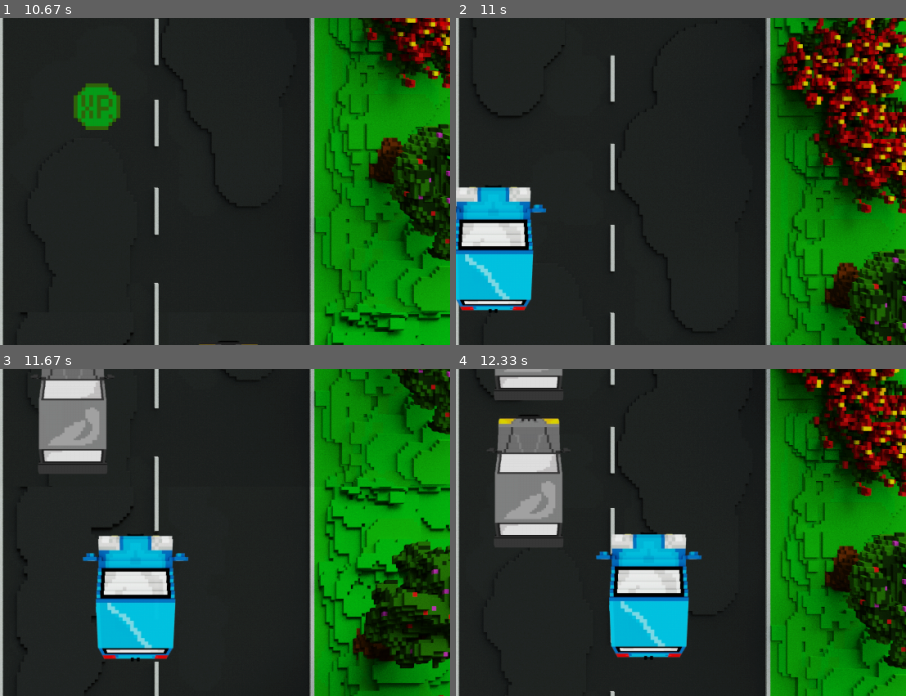
Above: before the commit, frames 1-4 (two rows, left to right).
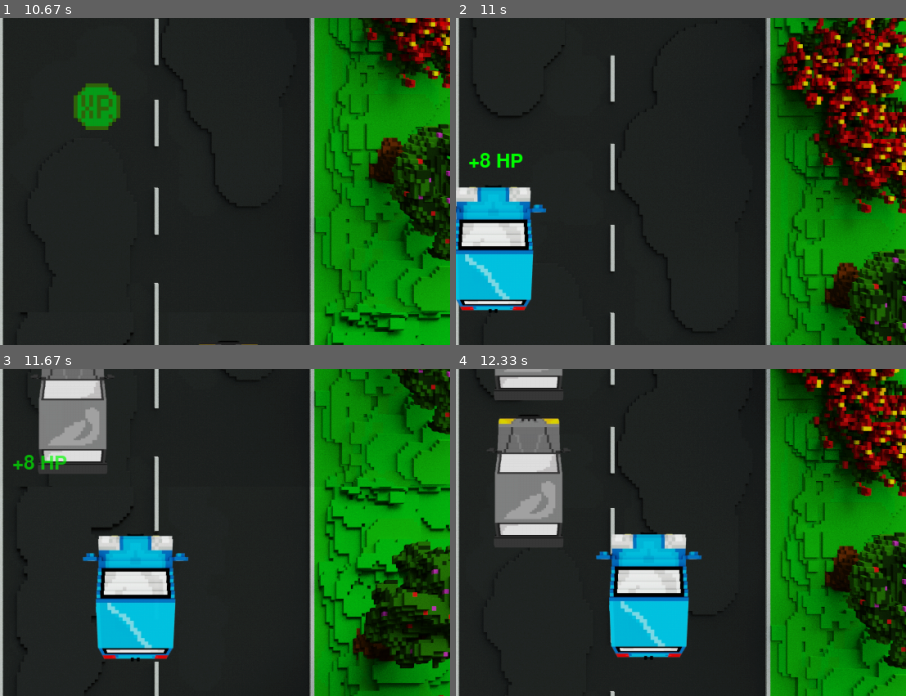
Above: after the commit, the same moments.

Repository: KidIsKing/TheFastestCar
Game: pygame game, started from src/main.py
Two runs of this game, one before a commit and one after it. Both use one fixed random seed, a clock stepped at 60 frames per second and the inputs below.
Inputs (mouse positions are % of the whole screen's width and height, from its top left):
- Up to frame 1 (10.67 s): click "Играть" at 0.38 s; hold Esc 0.67-1.13 s; hold Up 0.67-1.13 s; move the mouse to (32, 64) at 0.7 s; click "Продолжить" at 1.22 s; hold Up 1.5-1.97 s; move the mouse to (52, 28) at 1.53 s; hold Right 2-2.63 s; hold Down 2.67-3.03 s; hold Left 3.07-3.53 s; hold Right 3.57-4.03 s; hold Up 4.07-4.37 s; hold Right 4.4-4.87 s; hold Left 4.9-5.43 s; hold Down 5.47-5.77 s; hold Left 5.8-6.2 s; hold Up 6.23-6.6 s; hold Right 6.63-7.27 s; hold Down 7.3-7.67 s; hold Left 7.7-8.17 s; hold Right 8.2-8.67 s; hold Up 8.7-9 s; hold Right 9.03-9.5 s; hold Left 9.53-10.07 s; hold Down 10.1-10.4 s; hold Left from 10.43 s (still down)
- Up to frame 2 (11 s): release Left at 10.83 s; hold Up from 10.87 s (still down)
- Up to frame 3 (11.67 s): release Up at 11.23 s; hold Right from 11.27 s (still down)
- Up to frame 4 (12.33 s): release Right at 11.9 s; hold Down 11.93-12.3 s
The pictures show only the part of the screen within x 50-100%, y 50-100%; the shares and areas given below are measured in that part.

Frame 1 is identical in both runs. In frame 2, 0.3% of the frame differs, in the area x 2-15%, y 41-46%; in frame 3, 0.3%; in frame 4, nothing differs.

Commit message:
add bonus_sound and update structure

Diff:
--- a/src/constants.py
+++ b/src/constants.py
@@ -83,5 +83,6 @@
     "enemy_car": ASSETS_PATH + "images/cars/enemy_car.png",
     "road": ASSETS_PATH + "images/road.png",
     "hp": ASSETS_PATH + "images/bonuses/hp.png",
-    "ex": ASSETS_PATH + "images/bonuses/ex.png"
+    "ex": ASSETS_PATH + "images/bonuses/ex.png",
+    "bonus_sound": ASSETS_PATH + "sounds/bonus.mp3"
 }
--- a/src/entities.py
+++ b/src/entities.py
@@ -1,12 +1,16 @@
 import pygame
 import random
 
+from button import create_buttons
 from settings import settings
 from constants import (
     ASSETS, WIDTH, HEIGHT, ROAD_SPEED,
     PLAYER_HITBOX_DECREASE, PLAYER_OFFSET_X,
     START_Y_POS_PLAYER, ROAD_LEFT_BORDER, ROAD_RIGHT_BORDER,
-    ENEMY_HITBOX_DECREASE, ENEMY_OFFSET_X, LANE_POSITIONS
+    ENEMY_HITBOX_DECREASE, ENEMY_OFFSET_X, LANE_POSITIONS,
+    HEALTH_BAR_WIDTH, HEALTH_BAR_HEIGHT, HEALTH_BAR_X,
+    HEALTH_BAR_Y, HEALTH_BAR_BORDER,
+    WHITE, BLACK, GREEN, YELLOW, RED
 )
 
 
@@ -211,3 +215,162 @@
 
     def is_off_screen(self):
         return self.rect.top > HEIGHT
+
+
+class FloatingText:
+    """Всплывающий текст с эффектом подъёма и затухания."""
+
+    LIFE_TIME = 90
+    RISE_SPEED = 1.5
+    FADE_START = 60
+
+    def __init__(self, text, x, y, color=WHITE):
+        self.text = text
+        self.x = x
+        self.y = y
+        self.color = color
+        self.life_time = self.LIFE_TIME
+
+        self.font = pygame.font.SysFont(None, 36)
+        self.surface = self.font.render(self.text, True, self.color)
+        self.alpha = 255  # полная непрозрачность
+
+    def update(self):
+        """Обновление позиции и прозрачности."""
+        self.y -= self.RISE_SPEED  # подъём вверх
+        self.life_time -= 1
+
+        # Затухание в последние кадры
+        if self.life_time < self.FADE_START:
+            fade_ratio = self.life_time / self.FADE_START
+            self.alpha = int(255 * fade_ratio)
+
+    def draw(self, screen):
+        """Отрисовка текста с текущей прозрачностью."""
+        # Создаём копию поверхности с альфа-каналом
+        text_surface = self.surface.copy()
+        text_surface.set_alpha(self.alpha)
+        screen.blit(text_surface, (self.x, self.y))
+
+    def is_expired(self):
+        """Проверка, истёк ли срок жизни."""
+        return self.life_time <= 0
+
+
+class Overlay:
+    """Окно поверх игры."""
+
+    PANEL_WIDTH = 500
+    PANEL_HEIGHT = 400
+    OVERLAY_ALPHA = 150
+    BUTTON_SPACING = 100  # расстояние между кнопками по Y
+    FIRST_BUTTON_Y = 330
+
+    def __init__(self, title, button_configs):
+        """
+        title — текст заголовка (например, "Game Over")
+        button_configs — список кортежей (text, action_name)
+        """
+        self.title = title
+        self.buttons = []
+        self.button_actions = {}  # {кнопка: имя действия}
+
+        self.panel_rect = pygame.Rect(
+            WIDTH // 2 - self.PANEL_WIDTH // 2,
+            HEIGHT // 2 - self.PANEL_HEIGHT // 2,
+            self.PANEL_WIDTH,
+            self.PANEL_HEIGHT,
+        )
+
+        self.title_font = pygame.font.SysFont(None, 96)
+
+        self._create_button(button_configs)
+
+    def _create_button(self, button_configs):
+        for i, (text, action_name) in enumerate(button_configs):
+            y_pos = self.FIRST_BUTTON_Y + i * self.BUTTON_SPACING
+            button = create_buttons(text, y_pos, "green")
+            self.buttons.append(button)
+            self.button_actions[button] = action_name
+
+    def draw(self, screen):
+        # Полупрозрачный тёмный фон поверх всей игры
+        overlay = pygame.Surface((WIDTH, HEIGHT))
+        overlay.fill(BLACK)
+        overlay.set_alpha(self.OVERLAY_ALPHA)
+        screen.blit(overlay, (0, 0))
+
+        pygame.draw.rect(screen, WHITE, self.panel_rect)
+        pygame.draw.rect(screen, BLACK, self.panel_rect, 3)  # рамка
+
+        text_surface = self.title_font.render(self.title, True, BLACK)
+        text_x = self.panel_rect.centerx - text_surface.get_width() // 2
+        text_y = self.panel_rect.top + 40
+        screen.blit(text_surface, (text_x, text_y))
+
+        for button in self.buttons:
+            button.check_hover(pygame.mouse.get_pos())
+            button.draw(screen)
+
+    def handle_event(self, event):
+        for button in self.buttons:
+            button.handle_event(event)
+
+        if event.type == pygame.USEREVENT:
+            for button in self.buttons:
+                if event.button == button:
+                    return self.button_actions[button]
+
+        return None
+
+
+class HealthBar:
+    """Полоска здоровья."""
+
+    def __init__(self, max_health):
+        self.max_health = max_health
+        self.current_health = max_health
+
+        self.font = pygame.font.SysFont(None, 30)
+
+    def update(self, health):
+        self.current_health = max(0, health)  # не ниже 0
+
+    def draw(self, screen):
+        # Фон полоски
+        pygame.draw.rect(
+            screen,
+            (50, 50, 50),
+            (HEALTH_BAR_X, HEALTH_BAR_Y, HEALTH_BAR_WIDTH, HEALTH_BAR_HEIGHT),
+        )
+
+        # Динамическое заполнение
+        health_ratio = self.current_health / self.max_health
+        fill_width = int(HEALTH_BAR_WIDTH * health_ratio)
+
+        if health_ratio > 0.5:
+            color = GREEN
+        elif health_ratio > 0.25:
+            color = YELLOW
+        else:
+            color = RED
+
+        pygame.draw.rect(
+            screen, color, (HEALTH_BAR_X, HEALTH_BAR_Y, fill_width, HEALTH_BAR_HEIGHT)
+        )
+        # Рамка
+        pygame.draw.rect(
+            screen,
+            WHITE,
+            (HEALTH_BAR_X, HEALTH_BAR_Y, HEALTH_BAR_WIDTH, HEALTH_BAR_HEIGHT),
+            HEALTH_BAR_BORDER,
+        )
+
+        text = self.font.render(f"{self.current_health}/{self.max_health}", True, WHITE)
+        text_rect = text.get_rect(
+            center=(
+                HEALTH_BAR_X + HEALTH_BAR_WIDTH // 2,
+                HEALTH_BAR_Y + HEALTH_BAR_HEIGHT // 2,
+            )
+        )
+        screen.blit(text, text_rect)
--- a/src/main.py
+++ b/src/main.py
@@ -2,7 +2,7 @@
 import random
 import sys
 
-from entities import Player, Enemy, Road, Bonus
+from entities import Player, Enemy, Road, Bonus, FloatingText, Overlay, HealthBar
 from bonus_director import BonusDirector
 from score_tracker import ScoreTracker
 from settings import settings
@@ -14,11 +14,6 @@
     FPS,
     PLAYER_MAX_HEALTH, PLAYER_INVULNERABLE_DURATION, BASE_DAMAGE,
     DAMAGE_SPREAD, DAMAGE_MIN, DAMAGE_MAX,
-    HEALTH_BAR_WIDTH,
-    HEALTH_BAR_HEIGHT,
-    HEALTH_BAR_X,
-    HEALTH_BAR_Y,
-    HEALTH_BAR_BORDER,
     WHITE,
     BLACK,
     GREEN,
@@ -26,10 +21,7 @@
     YELLOW,
     FADE_SPEED,
     MAX_FADE_ALPHA,
-    ASSETS,
-    MAX_BONUSES_COUNT,
-    MIN_BONUSES_COUNT,
-    BONUS_TYPES
+    ASSETS
 )
 
 
@@ -51,125 +43,6 @@
     )
 
 
-class Overlay:
-    """Окно поверх игры."""
-
-    PANEL_WIDTH = 500
-    PANEL_HEIGHT = 400
-    OVERLAY_ALPHA = 150
-    BUTTON_SPACING = 100  # расстояние между кнопками по Y
-    FIRST_BUTTON_Y = 330
-
-    def __init__(self, title, button_configs):
-        """
-        title — текст заголовка (например, "Game Over")
-        button_configs — список кортежей (text, action_name)
-        """
-        self.title = title
-        self.buttons = []
-        self.button_actions = {}  # {кнопка: имя действия}
-
-        self.panel_rect = pygame.Rect(
-            WIDTH // 2 - self.PANEL_WIDTH // 2,
-            HEIGHT // 2 - self.PANEL_HEIGHT // 2,
-            self.PANEL_WIDTH,
-            self.PANEL_HEIGHT,
-        )
-
-        self.title_font = pygame.font.SysFont(None, 96)
-
-        self._create_button(button_configs)
-
-    def _create_button(self, button_configs):
-        for i, (text, action_name) in enumerate(button_configs):
-            y_pos = self.FIRST_BUTTON_Y + i * self.BUTTON_SPACING
-            button = create_buttons(text, y_pos, "green")
-            self.buttons.append(button)
-            self.button_actions[button] = action_name
-
-    def draw(self, screen):
-        # Полупрозрачный тёмный фон поверх всей игры
-        overlay = pygame.Surface((WIDTH, HEIGHT))
-        overlay.fill(BLACK)
-        overlay.set_alpha(self.OVERLAY_ALPHA)
-        screen.blit(overlay, (0, 0))
-
-        pygame.draw.rect(screen, WHITE, self.panel_rect)
-        pygame.draw.rect(screen, BLACK, self.panel_rect, 3)  # рамка
-
-        text_surface = self.title_font.render(self.title, True, BLACK)
-        text_x = self.panel_rect.centerx - text_surface.get_width() // 2
-        text_y = self.panel_rect.top + 40
-        screen.blit(text_surface, (text_x, text_y))
-
-        for button in self.buttons:
-            button.check_hover(pygame.mouse.get_pos())
-            button.draw(screen)
-
-    def handle_event(self, event):
-        for button in self.buttons:
-            button.handle_event(event)
-
-        if event.type == pygame.USEREVENT:
-            for button in self.buttons:
-                if event.button == button:
-                    return self.button_actions[button]
-
-        return None
-
-
-class HealthBar:
-    """Полоска здоровья."""
-
-    def __init__(self, max_health):
-        self.max_health = max_health
-        self.current_health = max_health
-
-        self.font = pygame.font.SysFont(None, 30)
-
-    def update(self, health):
-        self.current_health = max(0, health)  # не ниже 0
-
-    def draw(self, screen):
-        # Фон полоски
-        pygame.draw.rect(
-            screen,
-            (50, 50, 50),
-            (HEALTH_BAR_X, HEALTH_BAR_Y, HEALTH_BAR_WIDTH, HEALTH_BAR_HEIGHT),
-        )
-
-        # Динамическое заполнение
-        health_ratio = self.current_health / self.max_health
-        fill_width = int(HEALTH_BAR_WIDTH * health_ratio)
-
-        if health_ratio > 0.5:
-            color = GREEN
-        elif health_ratio > 0.25:
-            color = YELLOW
-        else:
-            color = RED
-
-        pygame.draw.rect(
-            screen, color, (HEALTH_BAR_X, HEALTH_BAR_Y, fill_width, HEALTH_BAR_HEIGHT)
-        )
-        # Рамка
-        pygame.draw.rect(
-            screen,
-            WHITE,
-            (HEALTH_BAR_X, HEALTH_BAR_Y, HEALTH_BAR_WIDTH, HEALTH_BAR_HEIGHT),
-            HEALTH_BAR_BORDER,
-        )
-
-        text = self.font.render(f"{self.current_health}/{self.max_health}", True, WHITE)
-        text_rect = text.get_rect(
-            center=(
-                HEALTH_BAR_X + HEALTH_BAR_WIDTH // 2,
-                HEALTH_BAR_Y + HEALTH_BAR_HEIGHT // 2,
-            )
-        )
-        screen.blit(text, text_rect)
-
-
 class GameManager:
     """Менеджер игры."""
 
@@ -192,6 +65,10 @@
         self.spawn_check_interval = 10
 
         self.score_tracer = ScoreTracker()
+
+        self.floating_texts = []  # список активных всплывающих текстов
+
+        self.bonus_sound = pygame.mixer.Sound(ASSETS["bonus_sound"])
 
         self.current_world_speed = settings.base_world_speed
         self.player_visual_offset_y = 0
@@ -259,6 +136,8 @@
         self.bonus_director = BonusDirector()
         self.bonuses = []
 
+        self.floating_texts = []
+
         self.spawn_check_counter = 0
 
         self.score_tracer.reset()
@@ -267,6 +146,13 @@
         self.current_world_speed = settings.base_world_speed
         self.player_visual_offset_y = 0
         self.game_over = False
+
+    def _create_floating_text(self, text, color=WHITE):
+        """Всплывающий текст над игроком."""
+        # Позиция: над игроком, по центру
+        x = self.player.rect.centerx - 30  # смещение для центрирования
+        y = self.player.rect.top - 20
+        self.floating_texts.append(FloatingText(text, x, y, color))
 
     def draw_score(self):
         font = pygame.font.SysFont(None, 30)
@@ -307,6 +193,7 @@
             self.give_health()
         elif bonus.effects_type == "ex":
             self.give_experience()
+        self.bonus_sound.play()
 
     def give_experience(self):
         """Начисление опыта."""
@@ -314,6 +201,8 @@
             self.current_world_speed
         )
         self.score_tracer.add_score(experience)
+
+        self._create_floating_text(f"+{experience} EXP", YELLOW)
 
     def give_health(self):
         """Начисление здоровья."""
@@ -323,6 +212,8 @@
             self.player.health + health_from_bonus
         )
         self.health_bar.update(self.player.health)
+
+        self._create_floating_text(f"+{health_from_bonus} HP", GREEN)
 
     def check_enemies_collision(self):
         """Проверка столкновений врагов друг с другом через AABB."""
@@ -466,6 +357,10 @@
         for bonus in self.bonuses:
             bonus.move(self.current_world_speed)
         self.player.move()
+        for text in self.floating_texts:
+            text.update()
+
+        self.floating_texts = [t for t in self.floating_texts if not t.is_expired()]
 
         # Смещение игрока
         self.player.rect.y = self.player.base_y - self.player_visual_offset_y
@@ -495,6 +390,8 @@
         for bonus in self.bonuses:
             bonus.draw(self.screen)
 
+        for text in self.floating_texts:
+            text.draw(self.screen)
         self.health_bar.draw(self.screen)
         self.draw_score()
 
Not shown, added: assets/sounds/bonus.mp3
